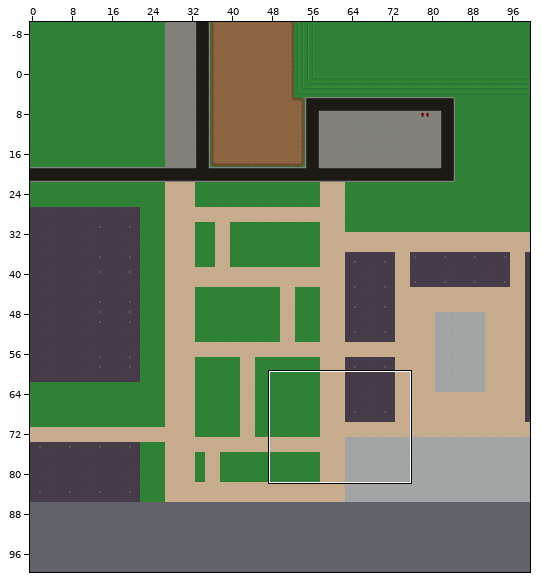
A Tiled map gets an edit: core/assets/maps/Ron Cooke.tmx. The picture above shows the old version from afar; the outline marks the close-up.
Close-up. Earlier state:
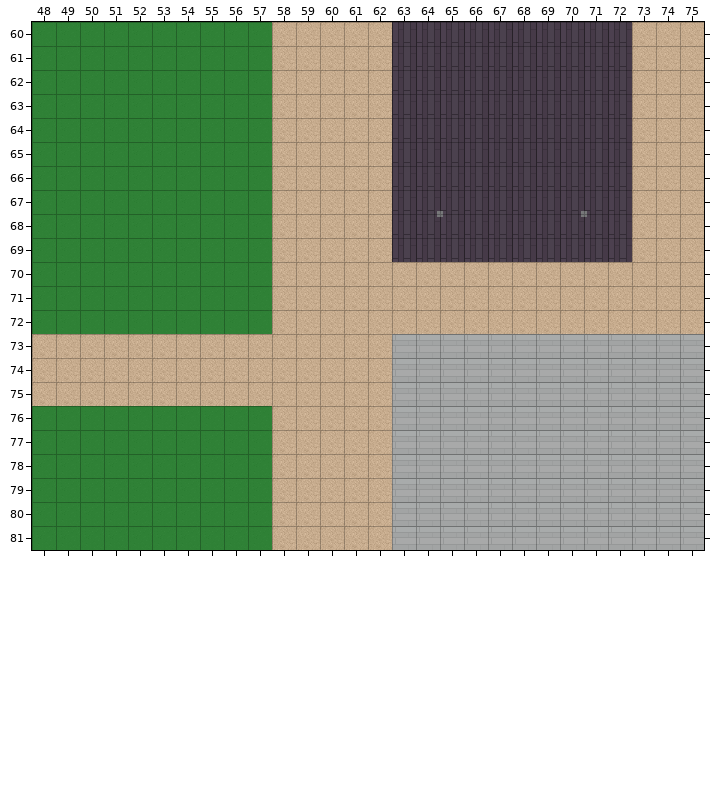
Cells are 32x32 px. Shown: x 48..75, y 60..81. The commit also changed other parts of the map, which this record leaves out. The old version is drawn lined up with the new one.
Once edited:
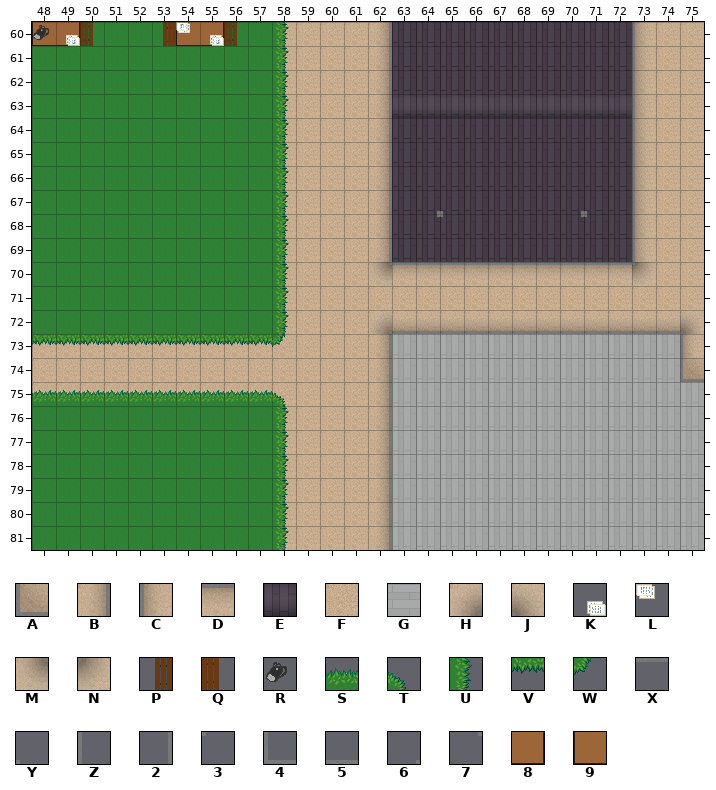
Key: from "finaltileset": A 16 turned 270, B 39, C 39 turned 180, D 39 turned 270, E 39 turned 90, F 54, G 57, H 62, J 63, K 83, L 83 turned 180, M 85, N 86, P 100, Q 100 turned 180, R 102, S 116, T 117, U 140, V 162, W 163, X 235, Y 237, Z 257, 2 259, 3 260, 4 280, 5 281, 6 283, 7 306, 8 322 turned 180, 9 324 turned 180.
_ is an empty cell.
Tiles replaced or removed in this view: G.
See-through tiles are keyed as they look on the map.
Diff:
Changed rows in their new state; . is an unchanged cell.
everything moved by +0,-14 cells (the old picture is shown already moved)
Layer "Background":
first column x 75:
73 F
74 F
Layer "Foreground":
first column x 48:
60 98Q..P98Q.U...B..........C..
61 ..........U...B..........C..
62 ..........U...B..........C..
63 ..........U...BEEEEEEEEEEC..
64 ..........U...B..........C..
65 ..........U...B..........C..
66 ..........U...B..........C..
67 ..........U...B..........C..
68 ..........U...B..........C..
69 ..........U...B..........C..
70 ..........U...MDDDDDDDDDDN..
71 ..........U.................
72 ..........U...HEEEEEEEEEEEEJ
73 VVVVVVVVVVW...B............C
74 ..............B............A
75 SSSSSSSSSST...B.............
76 ..........U...B.............
77 ..........U...B.............
78 ..........U...B.............
79 ..........U...B.............
80 ..........U...B.............
81 ..........U...B.............
Layer "Foreground 2":
first column x 48:
60 RK....LK......2..........Z..
61 ..............2..........Z..
62 ..............2..........Z..
63 ..............2..........Z..
64 ..............2..........Z..
65 ..............2..........Z..
66 ..............2..........Z..
67 ..............2..........Z..
68 ..............2..........Z..
69 ..............2..........Z..
70 ..............7XXXXXXXXXX3..
72 ..............6555555555555Y
73 ..............2............Z
74 ..............2............4
75 ..............2.............
76 ..............2.............
77 ..............2.............
78 ..............2.............
79 ..............2.............
80 ..............2.............
81 ..............2.............
Boxes around the changes in both close-ups, in picture pixels (x1, y1, x2, y2):
added: (32, 22, 289, 347)
added: (370, 22, 656, 286)
changed: (370, 310, 704, 550)
added: (32, 389, 289, 550)
